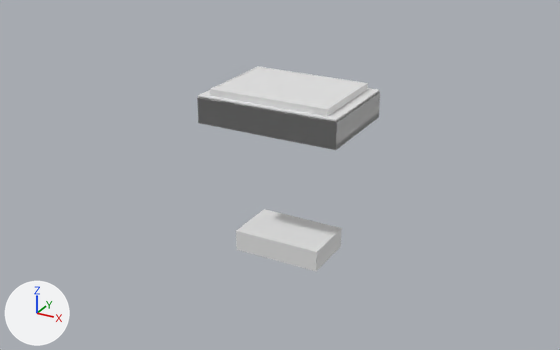
Two versions of the Blender file Mechanical/3d/MockupV1.blend, one commit apart.
Camera for both pictures: a 50 mm camera at (0.203, -0.381, 0.126) aimed at (0.033, -0.072, -0.028). Lighting does not change. The marker at lower left points along +X, +Y and +Z.

The first picture shows 'Cover', 'Cube', 'MainHousingCV1', 'ScreenCV1'.
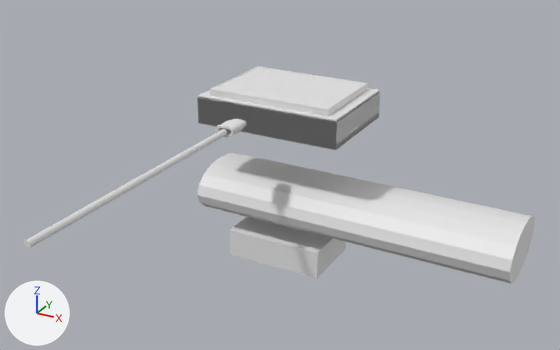
Edits to the bpy script that builds the scene:
```text
Add me_circle:
    me_circle.from_pydata(...)  # 64 vertices, 34 faces; spans x -0.01..0.01, y -0.01..0.01, z 0.0..0.827
Add me_plane_014:
    me_plane_014.from_pydata([(-0.008, -0.0178, 0.0), (0.0107, -0.0203, 0.0), (-0.0101, 0.0127, 0.0), (0.0151, 0.01, 0.0)], [], [(0, 1, 3, 2)])
Add me_cube_006:
    me_cube_006.from_pydata(...)  # 4565 vertices, 3558 faces; spans x -0.218..0.218, y -0.128..0.128, z -0.152..0.438
Change ob_mainhousingcv1_001:
    remove ob_mainhousingcv1_001.hide_set(True)
Change ob_cylinder:
    remove ob_cylinder.hide_set(True)
Add ob_usbccable:
    ob_usbccable = bpy.data.objects.new('USBCCable', me_circle)
    ob_usbccable.location = (-0.0121, -0.0515, -0.02)
    ob_usbccable.rotation_euler = (1.571, 0.0, 0.0)  # degrees (90, 0, 0)
    ob_usbccable.scale = (0.173, 0.173, 0.173)
Add ob_plane_005:
    ob_plane_005 = bpy.data.objects.new('Plane.005', me_plane_014)
    ob_plane_005.location = (-0.013, -0.0405, -0.0194)
    ob_plane_005.rotation_euler = (1.571, 0.0, 0.0)  # degrees (90, 0, 0)
    ob_plane_005.scale = (0.38, 0.137, 0.137)
Add ob_usbc_head:
    ob_usbc_head = bpy.data.objects.new('USBC-HEad', me_cube_006)
    ob_usbc_head.location = (-0.0122, -0.0402, -0.0199)
    ob_usbc_head.rotation_euler = (1.571, 0.0, 0.0)  # degrees (90, 0, 0)
    ob_usbc_head.scale = (0.0254, 0.0254, 0.0254)
```

Changed parts and their boxes (x1, y1, x2, y2) in the pictures (560 x 350 px):
'Cylinder', shown: after (197, 153, 534, 284)
'MainHousingCV1.001', shown: after (230, 217, 346, 278)
'USBCCable', added: after (24, 129, 227, 248)
'USBC-HEad', added: after (216, 119, 246, 138)
'Cube', unchanged, covered by the edit: before (236, 209, 342, 272)
